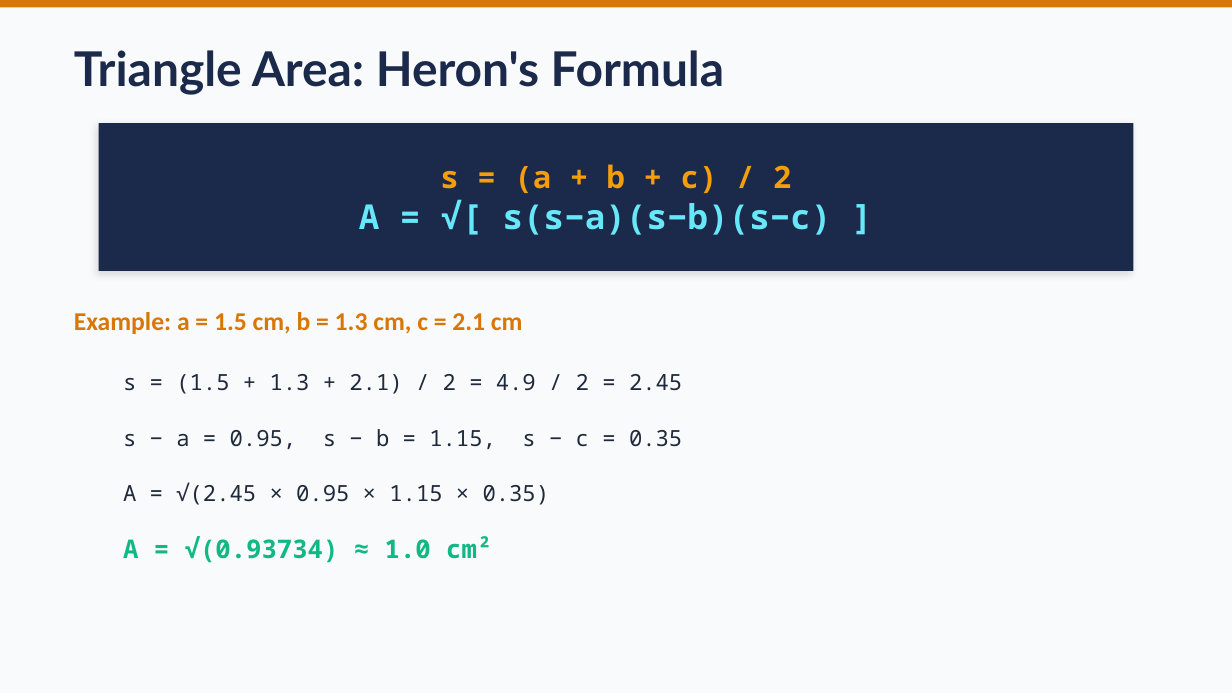
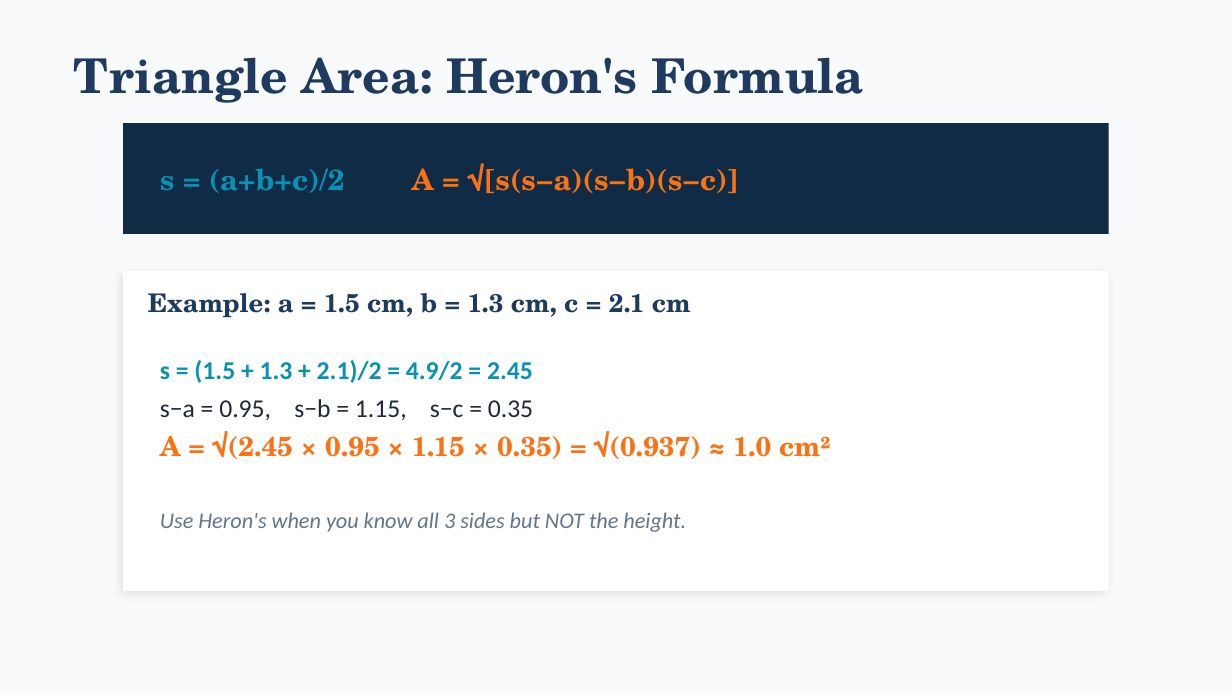
Before and after one commit to andrewhvolk/andrewhvolk.github.io, a slide deck: slide 7 of slides/Math130Unit2E.pptx (slide 15 before the commit). Drawn at 1232x693 pixels with LibreOffice and Linux fonts; fonts in the diff are those of the drawing. Boxes give left, top, right and bottom in pixels: in the first picture for what was removed or moved away, otherwise in the second. Text is boxed around its words. In the diff, an @@ line names an element or a change of style, - is before the commit and + after.

```diff
--- a/slides/Math130Unit2E.pptx
+++ b/slides/Math130Unit2E.pptx
@@ rectangle removed at [0, 0, 1232, 7] @@
@@ text "Triangle Area: Heron's Formula": place and size @@
-text "Triangle Area: Heron's Formula" at [74, 50, 725, 95]
+text "Triangle Area: Heron's Formula" at [74, 57, 864, 103]
@@ text "Triangle Area: Heron's Formula" at [74, 57, 864, 103]: font Lato to TeX Gyre Schola, text colour #1B2A4A to #1E3A5F @@
@@ rectangle: place and size @@
-rectangle at [99, 123, 1133, 271]
+rectangle at [123, 123, 1109, 234]
@@ rectangle at [123, 123, 1109, 234]: fill #1B2A4A to #0F2B46; shadow off @@
@@ text at [160, 163, 739, 193]: text changed; size 20 to 17 pt; font Noto Sans Mono to TeX Gyre Schola; text colour #67E8F9 to #F97316 @@
-s = (a + b + c) / 2
-A = √[ s(s−a)(s−b)(s−c) ]
+s = (a+b+c)/2 A = √[s(s−a)(s−b)(s−c)]
@@ rectangle added at [123, 271, 1109, 591], fill #FFFFFF @@
@@ text "Example: a = 1.5 cm, ...": place and size @@
-text "Example: a = 1.5 cm, ..." at [74, 312, 523, 334]
+text "Example: a = 1.5 cm, ..." at [148, 293, 691, 318]
@@ text "Example: a = 1.5 cm, ..." at [148, 293, 691, 318]: font Calibri to TeX Gyre Schola, text colour #D97706 to #1E3A5F @@
@@ text removed at [123, 374, 682, 394] @@
-s = (1.5 + 1.3 + 2.1) / 2 = 4.9 / 2 = 2.45
@@ text at [160, 360, 830, 532]: text changed; size 13 to 15 pt; font Noto Sans Mono to Calibri; text colour #1E293B to #64748B @@
-s − a = 0.95, s − b = 1.15, s − c = 0.35
+s = (1.5 + 1.3 + 2.1)/2 = 4.9/2 = 2.45
+s−a = 0.95, s−b = 1.15, s−c = 0.35
+A = √(2.45 × 0.95 × 1.15 × 0.35) = √(0.937) ≈ 1.0 cm²
+Use Heron's when you know all 3 sides but NOT the height.
@@ text removed at [123, 482, 550, 505] @@
-A = √(2.45 × 0.95 × 1.15 × 0.35)
@@ text removed at [123, 536, 492, 563] @@
-A = √(0.93734) ≈ 1.0 cm²
```
Also in this commit, not shown: 9 other slides changed, 3 slides added, 15 slides removed, 4 other files.
